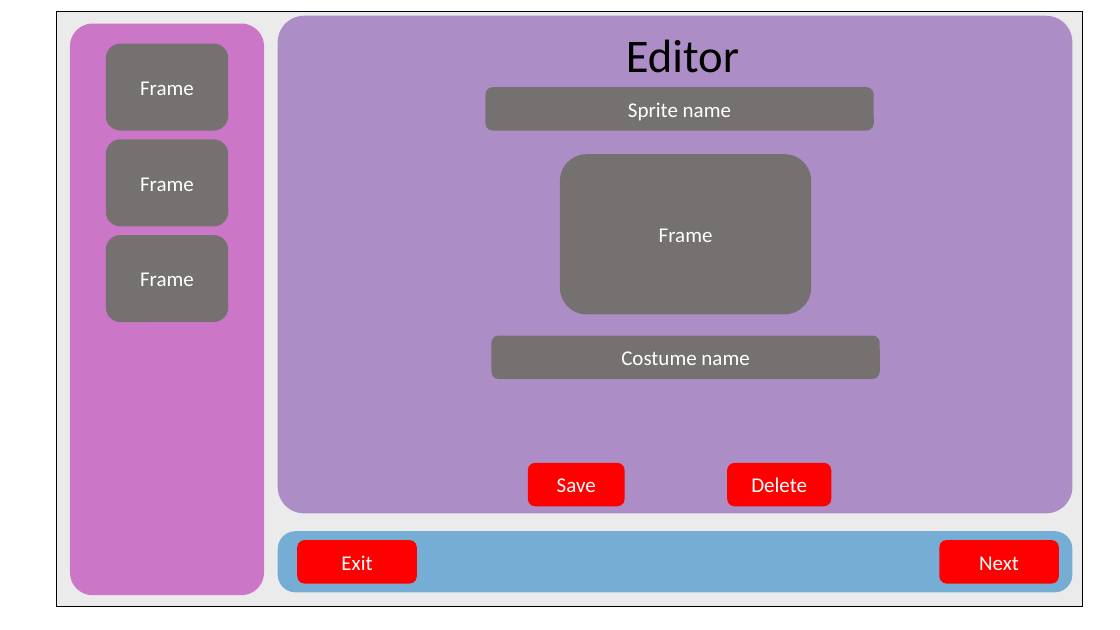
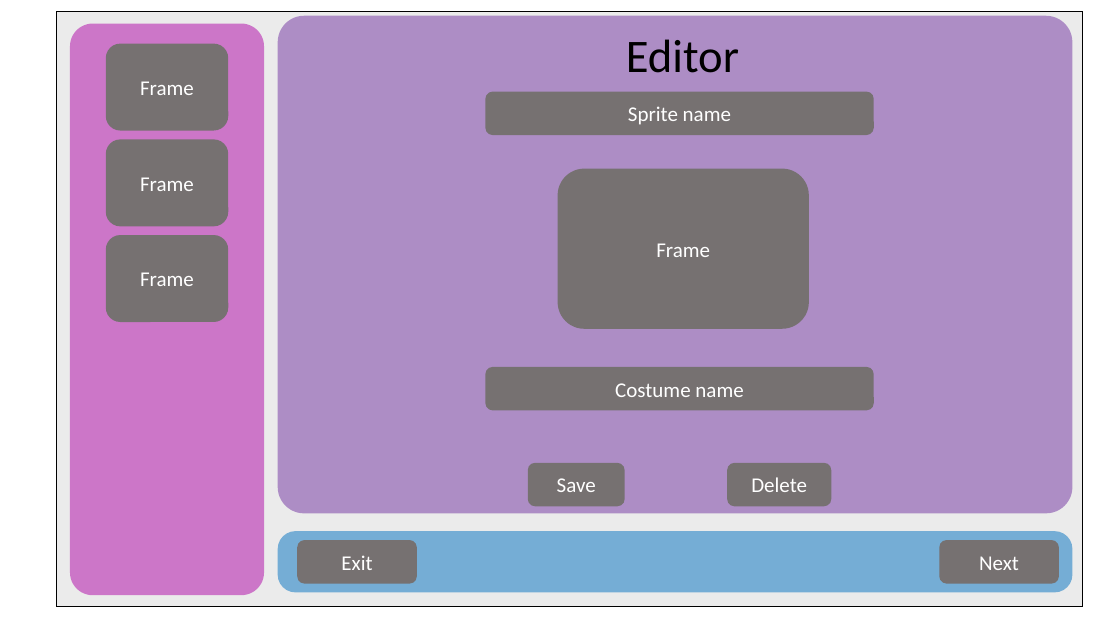
Before and after one commit to Kavies115/MMP-Sprites, a slide deck: slide 12 of dev/06032023/Consept for UI .pptx. Drawn at 1120x630 pixels with LibreOffice and Linux fonts; fonts in the diff are those of the drawing. Boxes give left, top, right and bottom in pixels: in the first picture for what was removed or moved away, otherwise in the second. Text is boxed around its words. In the diff, an @@ line names an element or a change of style, - is before the commit and + after.

```diff
--- a/dev/06032023/Consept for UI .pptx
+++ b/dev/06032023/Consept for UI .pptx
@@ rounded rectangle "Sprite name" moved from (x1=486, y1=87, x2=874, y2=131) to (x1=486, y1=92, x2=874, y2=135) @@
@@ rounded rectangle "Frame" moved from (x1=560, y1=155, x2=812, y2=315) to (x1=558, y1=169, x2=809, y2=329) @@
@@ rounded rectangle "Costume name" moved from (x1=492, y1=335, x2=880, y2=379) to (x1=486, y1=367, x2=874, y2=411) @@
@@ fill #FF0000 to #767171 in 4 elements at (x1=297, y1=540, x2=417, y2=584), (x1=939, y1=540, x2=1059, y2=584), (x1=528, y1=463, x2=624, y2=507), (x1=728, y1=463, x2=832, y2=507) @@
```
Also in this commit, not shown: 4 other slides changed, 1 slide added, 1 slide removed, 4 other files.
